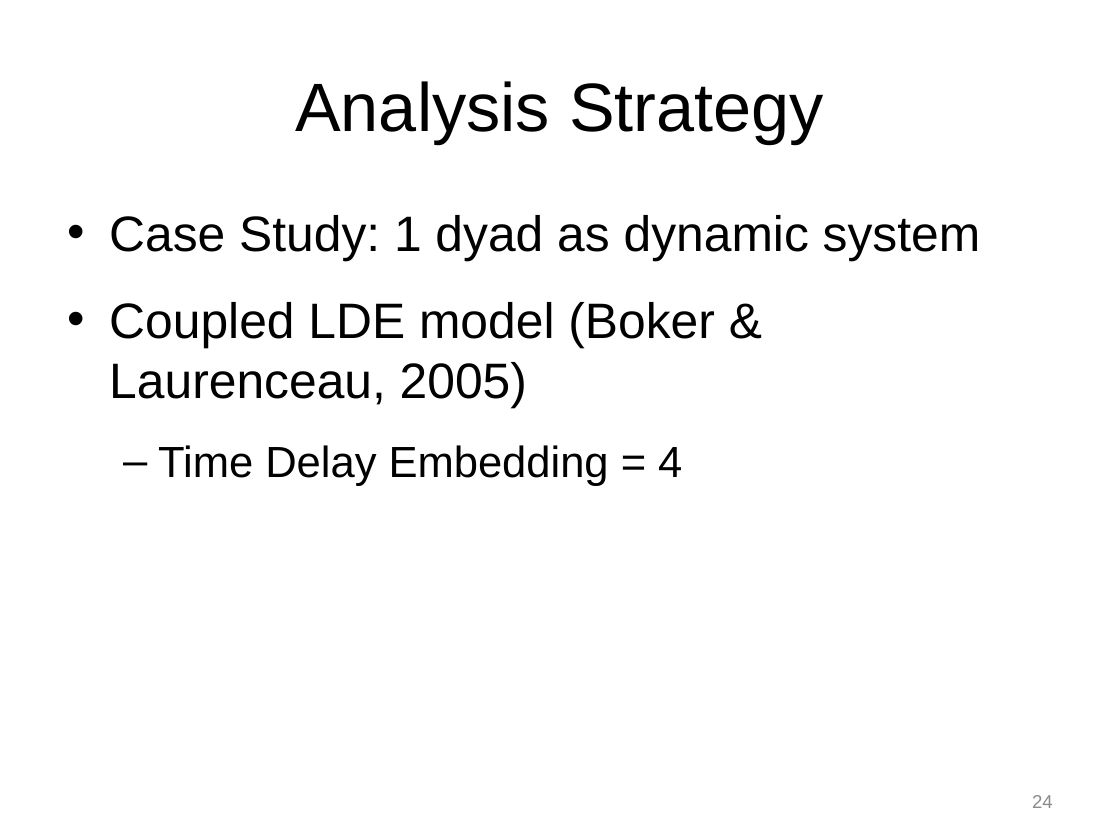
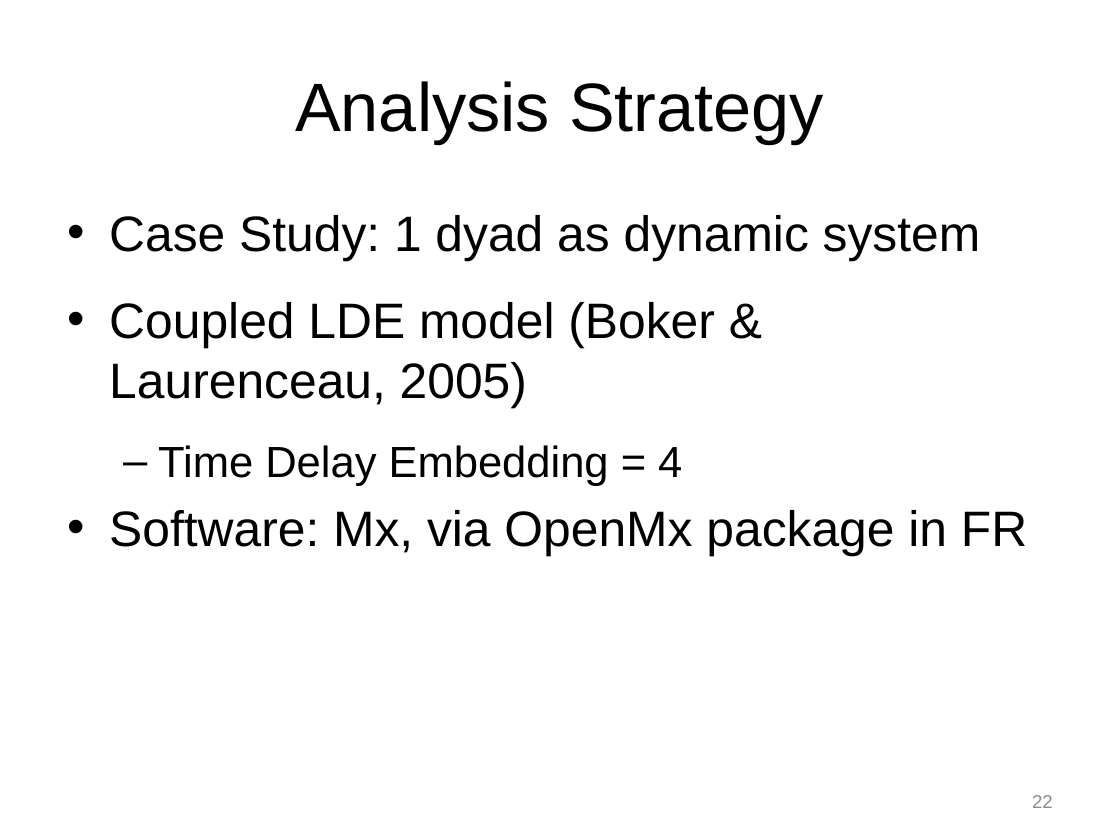
Before and after one commit to mayazrm/KZNB, a slide deck: slide 22 of DSM/Bolger_DSM_Report_from_the_Trenches_170614.pptx (slide 24 before the commit). Drawn at 1120x840 pixels with LibreOffice and Linux fonts; fonts in the diff are those of the drawing. Boxes give left, top, right and bottom in pixels: in the first picture for what was removed or moved away, otherwise in the second. Text is boxed around its words. In the diff, an @@ line names an element or a change of style, - is before the commit and + after.

```diff
--- a/DSM/Bolger_DSM_Report_from_the_Trenches_170614.pptx
+++ b/DSM/Bolger_DSM_Report_from_the_Trenches_170614.pptx
@@ text at bbox=[109, 510, 1027, 556]: paragraph added @@
+• Software: Mx, via OpenMx package in FR
@@ page number at bbox=[1032, 795, 1053, 808]: text changed @@
-24
+22
```
Also in this commit, not shown: 10 other slides changed, 4 slides added, 1 slide removed, 2 other files.
